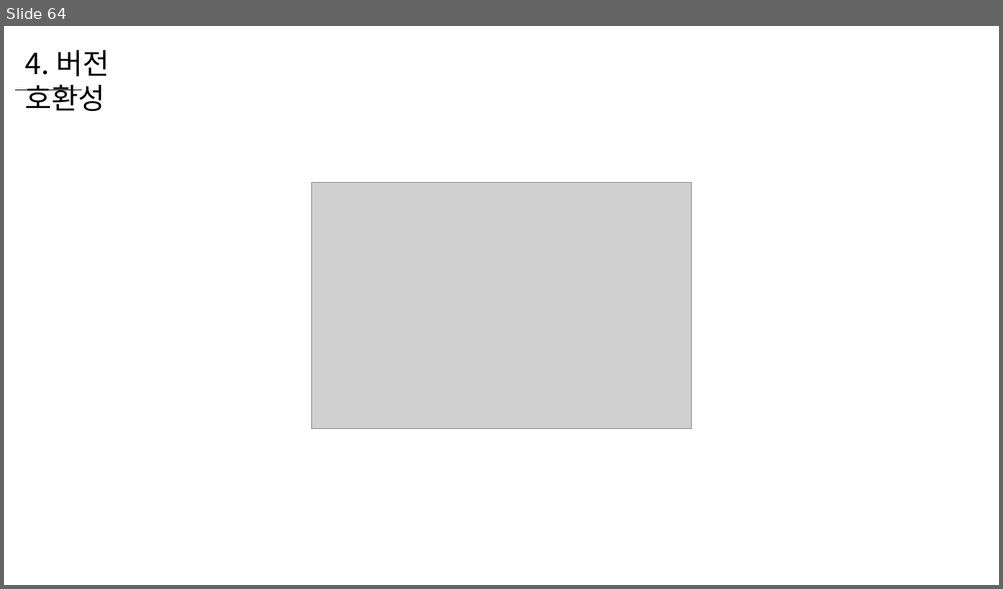
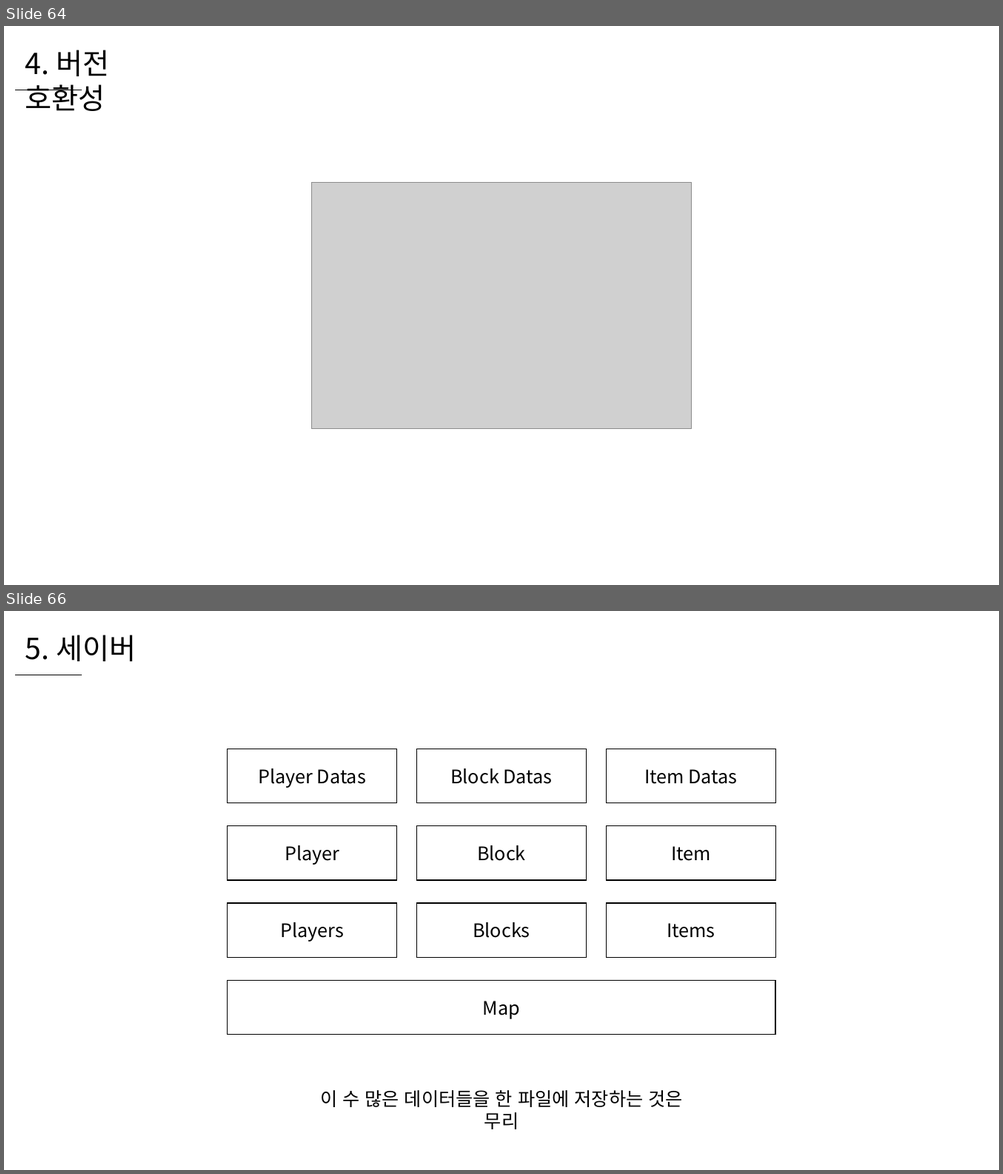
Before and after one commit to WooLyung/2022-Unity-Lecture, a slide deck: 5 - 데이터 관리 심화.pptx. Shown one above the other, each under a label of ours: slide 64 before the commit, slides 64 and 66 after it; the slides between them are not shown. The pictures are 1003x589 and 1003x1174 pixels, drawn with LibreOffice and Linux fonts; fonts in the diff are those of the drawing; grey boxes stand for pictures. Boxes give left, top, right and bottom in pixels: in the first picture for what was removed or moved away, otherwise in the second. Text is boxed around its words. In the diff, an @@ line names an element or a change of style, - is before the commit and + after.

```diff
--- a/5 - 데이터 관리 심화.pptx
+++ b/5 - 데이터 관리 심화.pptx
@@ slide 66 added at (x1=4, y1=611, x2=999, y2=1170), background #FFFFFF @@
@@ text added at (x1=25, y1=635, x2=136, y2=661), 28 pt, text #000000 @@
+5. 세이버
@@ line added from (14, 675) to (82, 675), #000000 0.5 pt @@
@@ rectangle added at (x1=227, y1=749, x2=396, y2=803), fill #FFFFFF, outline #000000 1 pt, 18 pt, text #000000 @@
+Player Datas
@@ rectangle added at (x1=417, y1=749, x2=586, y2=803), fill #FFFFFF, outline #000000 1 pt, 18 pt, text #000000 @@
+Block Datas
@@ rectangle added at (x1=606, y1=749, x2=776, y2=803), fill #FFFFFF, outline #000000 1 pt, 18 pt, text #000000 @@
+Item Datas
@@ rectangle added at (x1=227, y1=826, x2=396, y2=880), fill #FFFFFF, outline #000000 1 pt, 18 pt, text #000000 @@
+Player
@@ rectangle added at (x1=417, y1=826, x2=586, y2=880), fill #FFFFFF, outline #000000 1 pt, 18 pt, text #000000 @@
+Block
@@ rectangle added at (x1=606, y1=826, x2=776, y2=880), fill #FFFFFF, outline #000000 1 pt, 18 pt, text #000000 @@
+Item
@@ rectangle added at (x1=227, y1=903, x2=396, y2=958), fill #FFFFFF, outline #000000 1 pt, 18 pt, text #000000 @@
+Players
@@ rectangle added at (x1=417, y1=903, x2=586, y2=958), fill #FFFFFF, outline #000000 1 pt, 18 pt, text #000000 @@
+Blocks
@@ rectangle added at (x1=606, y1=903, x2=776, y2=958), fill #FFFFFF, outline #000000 1 pt, 18 pt, text #000000 @@
+Items
@@ rectangle added at (x1=227, y1=980, x2=776, y2=1035), fill #FFFFFF, outline #000000 1 pt, 18 pt, text #000000 @@
+Map
@@ text added at (x1=320, y1=1091, x2=683, y2=1108), 18 pt, text #000000 @@
+이 수 많은 데이터들을 한 파일에 저장하는 것은 무리
```
Also in this commit, not shown: 2 slides changed, 16 other slides added.
